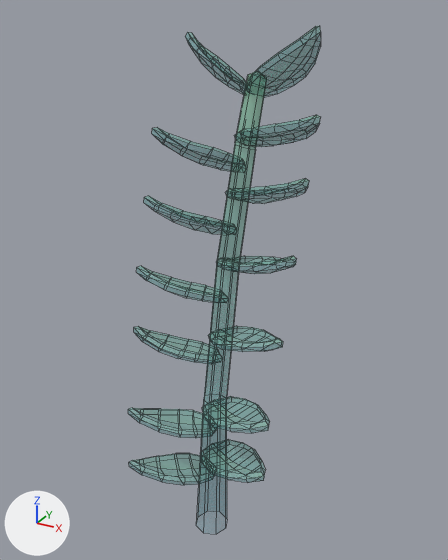
The FBX model Assets/Models/Tiny Treats plants/zzplant_leaf_medium_C.fbx, before and after one commit.
Both versions are drawn from a 50 mm lens placed at (1.027, -1.76, 1.983), pointed at (-0.02, 0.145, 1.03). The axes (+X, +Y, +Z) are drawn at lower left. The lights are the same throughout. Mesh edges are drawn as thin lines. Objects named as collision shapes, trigger or cutter boxes, shadow casters or lower levels of detail are left out. Where no turn or scale is listed for an object, it has been applied to the vertices.

In view in the first picture: 'zzplant_leaf_medium_C'.
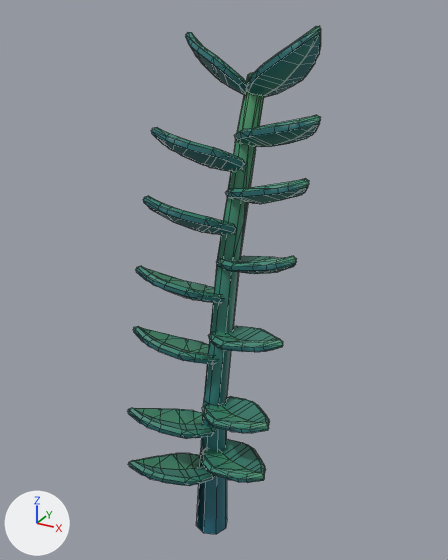
Diff of the bpy script that builds the scene:
```diff
--- a/Assets/Models/Tiny Treats plants/zzplant_leaf_medium_C.fbx.py
+++ b/Assets/Models/Tiny Treats plants/zzplant_leaf_medium_C.fbx.py
@@ img_tiny_treats_texture_1_png @@
-img_tiny_treats_texture_1_png = load_image('tiny_treats_texture_1.png', 'tiny_treats_texture_1.png', 1024, 1024, 'Non-Color')
+img_tiny_treats_texture_1_png = load_image('tiny_treats_texture_1.png', 'tiny_treats_texture_1.png', 1024, 1024, 'sRGB')
@@ mat_tiny_treats_1 @@
 n0 = _N.new('ShaderNodeBsdfPrincipled'); n0.name = 'Principled BSDF'
 n2 = _N.new('ShaderNodeTexImage'); n2.name = 'Image Texture'
 n2.image = img_tiny_treats_texture_1_png
-n3 = _N.new('ShaderNodeTexImage'); n3.name = 'Image Texture.001'
-n3.image = img_tiny_treats_texture_1_png
 _L.new(n2.outputs[0], n0.inputs[0])  # 'Color' to 'Base Color'
-_L.new(n3.outputs[0], n0.inputs[4])  # 'Color' to 'Alpha'
 _L.new(n0.outputs[0], n1.inputs[0])  # 'BSDF' to 'Surface'
+_L.new(n2.outputs[1], n0.inputs[4])  # 'Alpha' to 'Alpha'
@@ me_zzplant_leaf_medium_c_001 @@
+me_zzplant_leaf_medium_c_001.from_pydata(...)  # 424 vertices, 505 faces; spans x -0.32..0.32, y -0.22..0.44, z -0.05..1.93
+me_zzplant_leaf_medium_c_001.materials.append(mat_tiny_treats_1)  # picture img_tiny_treats_texture_1_png
@@ ob_zzplant_leaf_medium_c_lod1 @@
+ob_zzplant_leaf_medium_c_lod1 = bpy.data.objects.new('zzplant_leaf_medium_C_LOD1', me_zzplant_leaf_medium_c_001)
+ob_zzplant_leaf_medium_c_lod1.location = (0.0, 0.0, 0.0)
```

Boxes [x1, y1, x2, y2] around the edits, measured in the pictures (448 x 560 px):
'zzplant_leaf_medium_C', surface changed: [128, 26, 321, 534] in both
'zzplant_leaf_medium_C_LOD1', added: after [127, 26, 321, 534]
